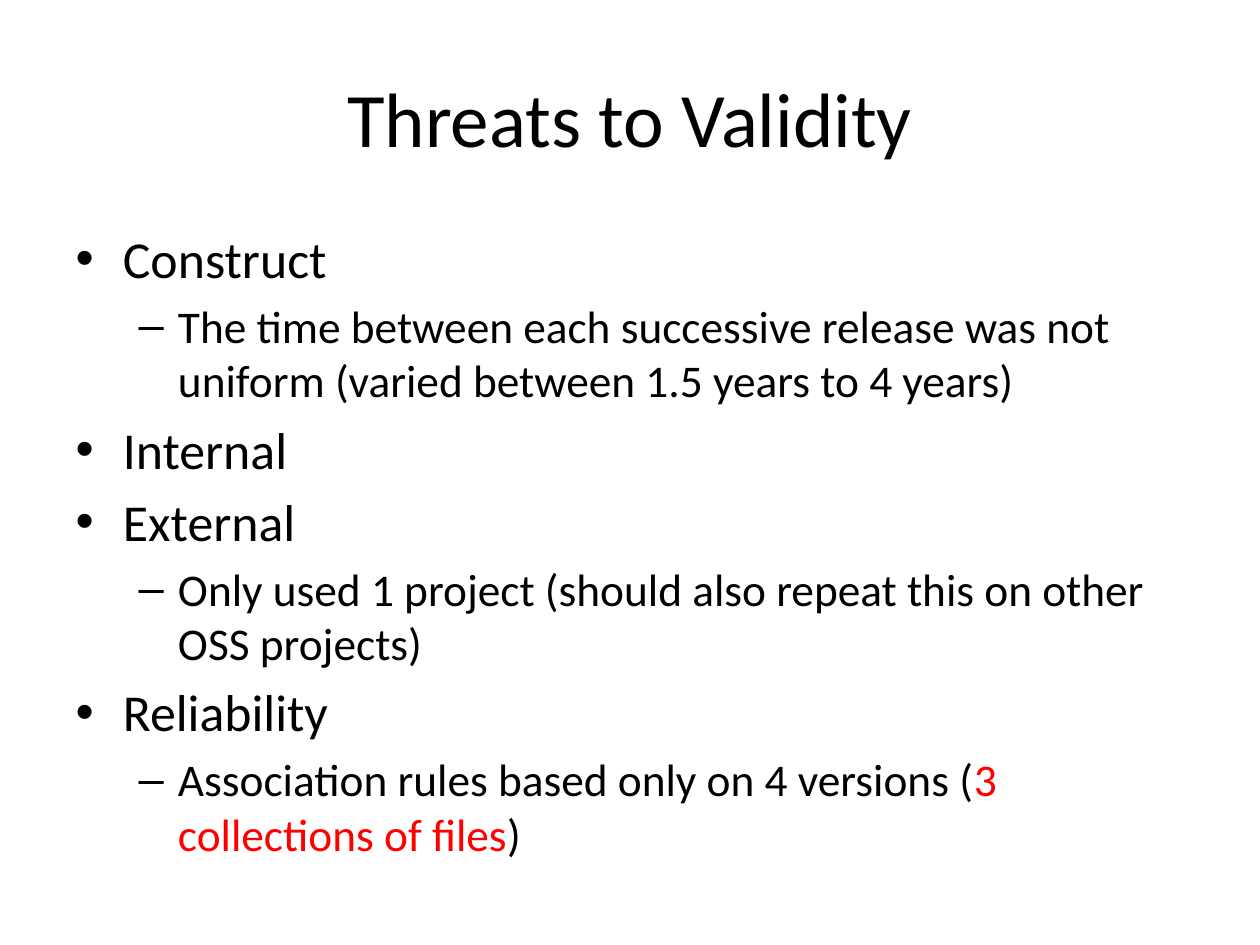
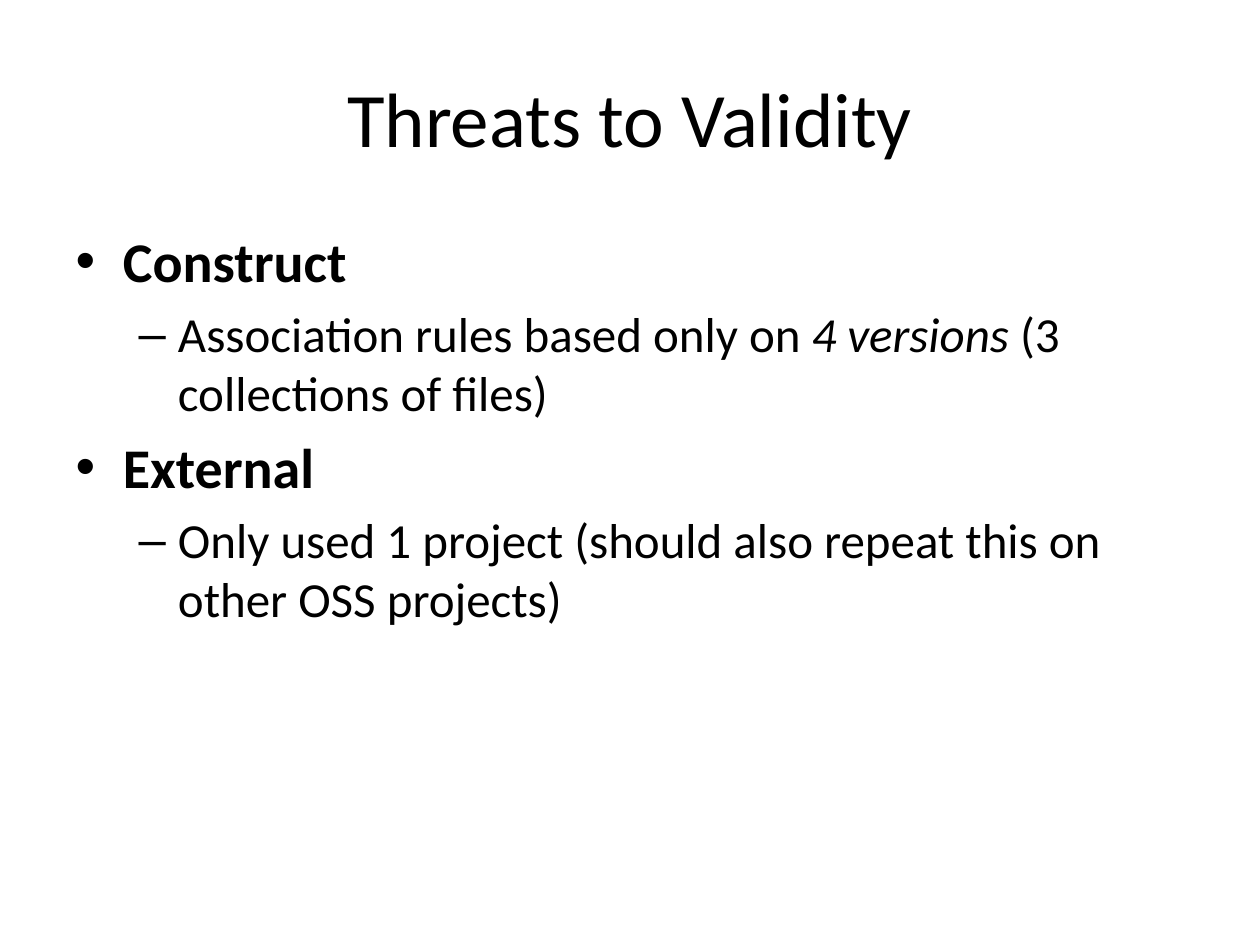
Before and after one commit to tajmilur-rahman/SOEN6611, a slide deck: slide 20 of milestones/Group_Presentation_Volatility_Amish.pptx. Drawn at 1260x945 pixels with LibreOffice and Linux fonts; fonts in the diff are those of the drawing. Boxes give left, top, right and bottom in pixels: in the first picture for what was removed or moved away, otherwise in the second. Text is boxed around its words. In the diff, an @@ line names an element or a change of style, - is before the commit and + after.

Commit message:
Add some details in threats to validity

```diff
--- a/milestones/Group_Presentation_Volatility_Amish.pptx
+++ b/milestones/Group_Presentation_Volatility_Amish.pptx
@@ text at (123, 245, 1101, 626): size 29.6 to 32 pt, bold on in "Construct", "External"; size 25.9 to 28 pt in "Only used 1 project (should also repeat ..." @@
@@ text at (178, 316, 1060, 418): text changed; size 25.9 to 28 pt @@
-  – The time between each successive release was not uniform (varied between 1.5 years to 4 years)
-• Internal
+  – Association rules based only on 4 versions (3 collections of files)
@@ text at (123, 695, 997, 857): paragraphs removed @@
-• Reliability
-  – Association rules based only on 4 versions (3 collections of files)
```
Also in this commit, not shown: 2 other slides changed.
